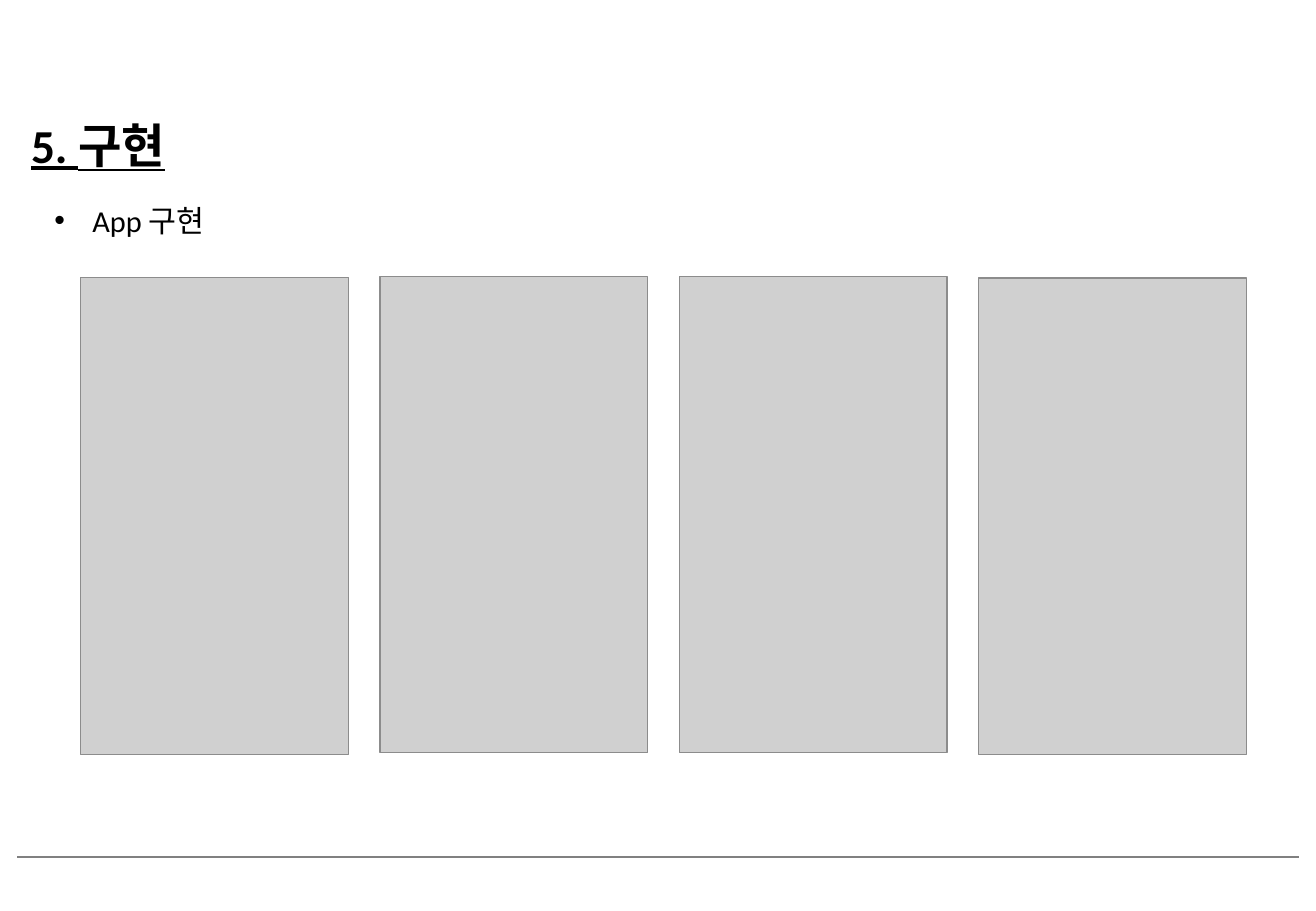
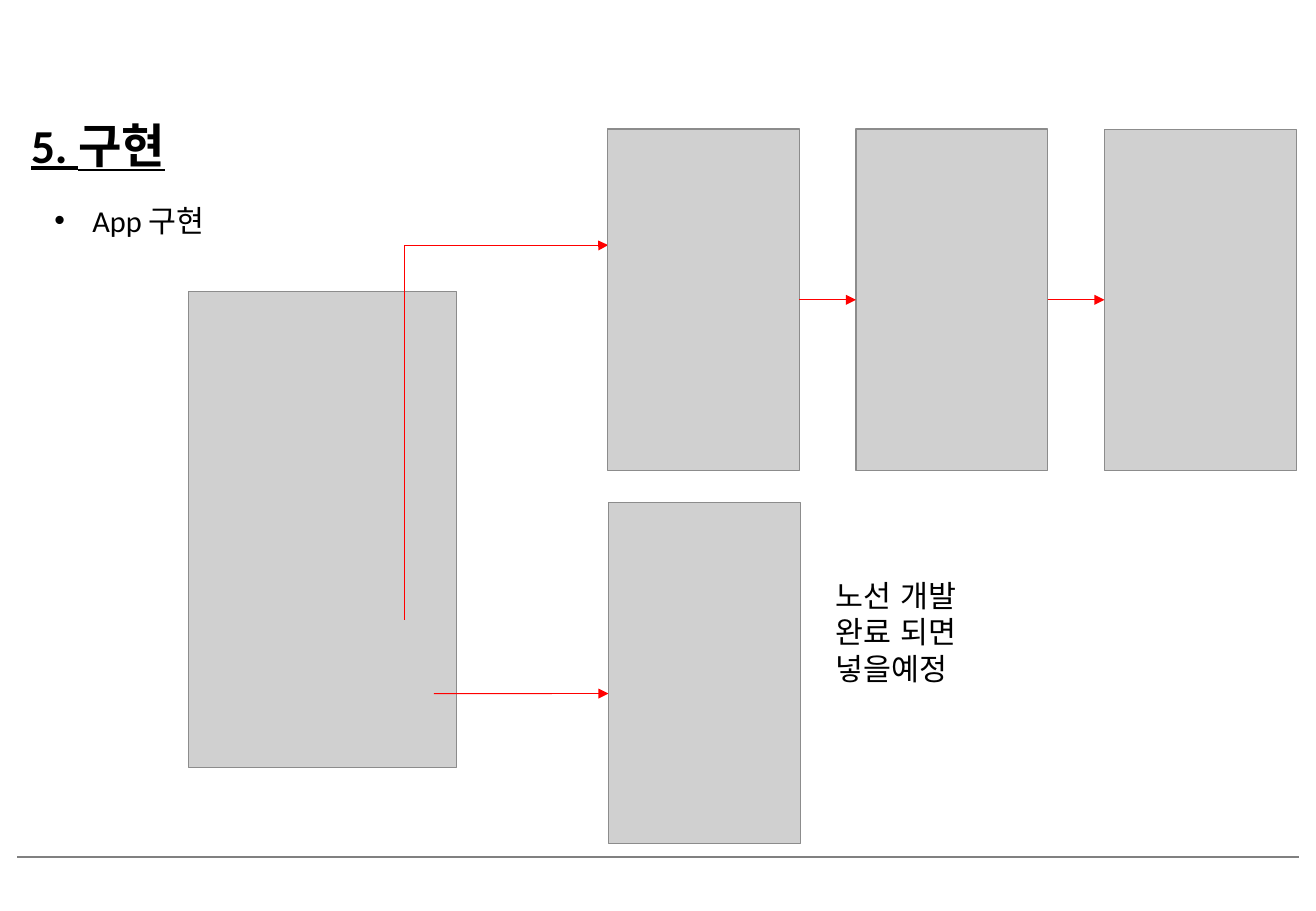
Before and after one commit to 201324549/BeaconProject, a slide deck: slide 17 of 셔틀버스탑승시스템_최종발표_v1.0.pptx (slide 16 before the commit). Drawn at 1316x911 pixels with LibreOffice and Linux fonts; fonts in the diff are those of the drawing; grey boxes stand for pictures; background and template pictures are left out. Boxes give left, top, right and bottom in pixels: in the first picture for what was removed or moved away, otherwise in the second. Text is boxed around its words. In the diff, an @@ line names an element or a change of style, - is before the commit and + after.

Commit message:
ppt update

```diff
--- a/셔틀버스탑승시스템_최종발표_v1.0.pptx
+++ b/셔틀버스탑승시스템_최종발표_v1.0.pptx
@@ picture added at [608,129,800,470] @@
@@ picture added at [857,129,1049,470] @@
@@ picture added at [1105,129,1297,470] @@
@@ elbow arrow added from (405, 620) to (609, 245), #FF0000 0.5 pt @@
@@ picture removed at [80,277,349,755] @@
@@ picture: place and size @@
-picture at [380,277,648,753]
+picture at [188,292,456,768]
@@ picture removed at [679,277,947,753] @@
@@ picture removed at [979,278,1248,755] @@
@@ arrow added from (800, 300) to (857, 300), #FF0000 0.5 pt @@
@@ arrow added from (1049, 300) to (1105, 300), #FF0000 0.5 pt @@
@@ picture added at [609,503,801,845] @@
@@ text added at [836,582,956,683], 18 pt, text #000000 @@
+노선 개발 완료 되면 넣을예정
@@ arrow added from (434, 694) to (609, 694), #FF0000 0.5 pt @@
```
Also in this commit, not shown: 1 slide added.
